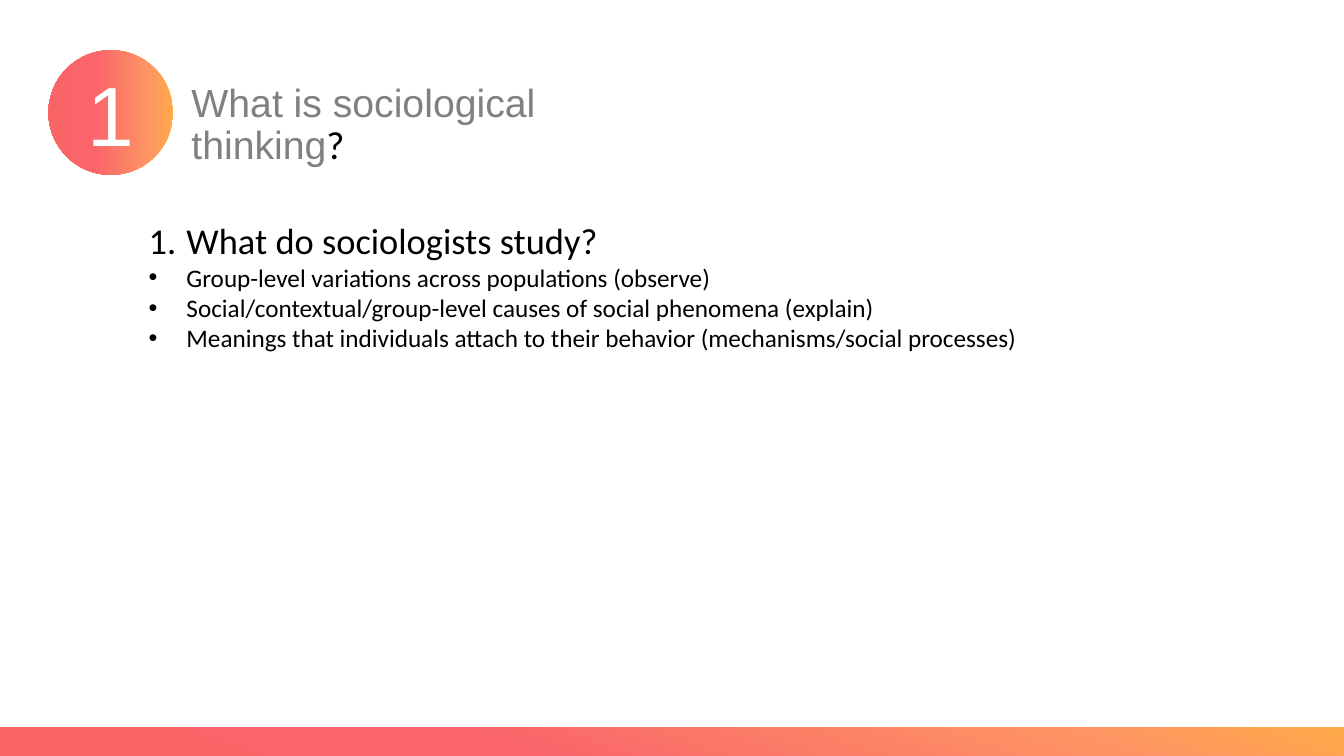
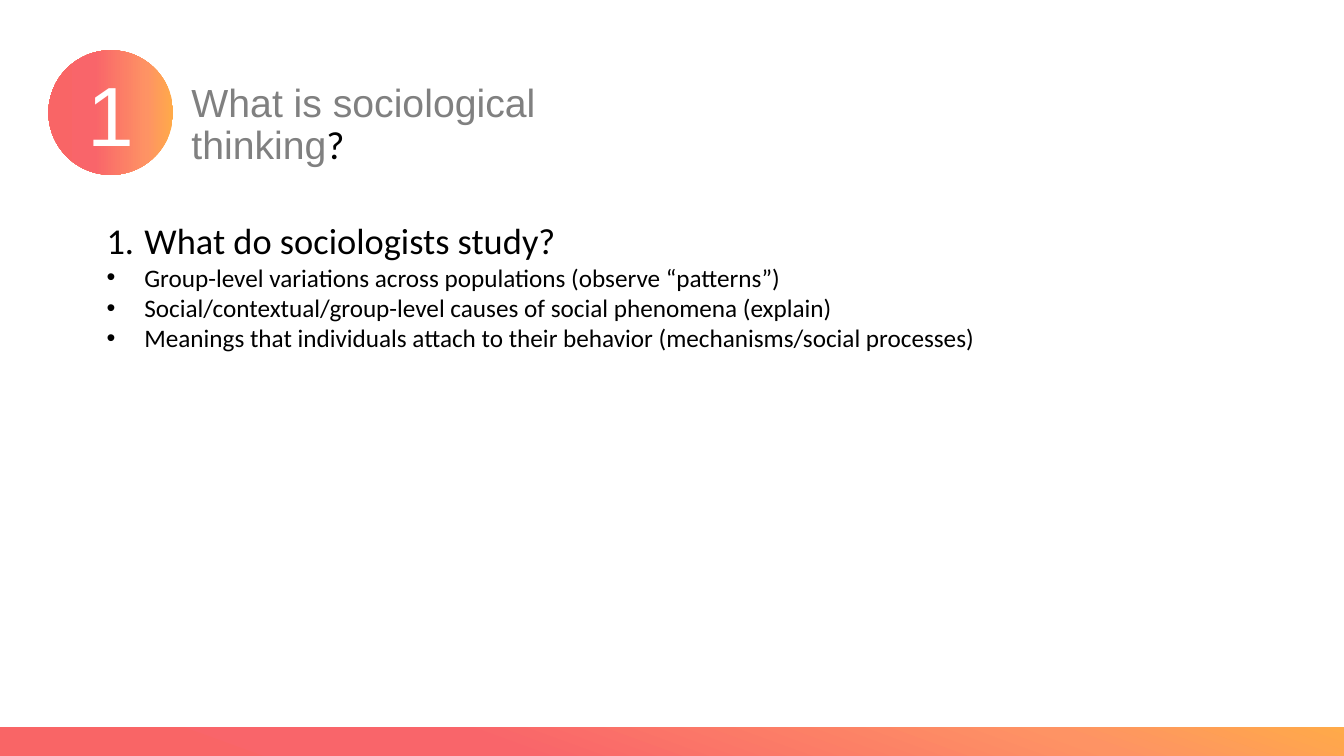
Before and after one commit to XueWenSYan/Intro_to_sociology, a slide deck: slide 4 of Meetings 1 & 2.pptx. Drawn at 1344x756 pixels with LibreOffice and Linux fonts; fonts in the diff are those of the drawing. Boxes give left, top, right and bottom in pixels: in the first picture for what was removed or moved away, otherwise in the second. Text is boxed around its words. In the diff, an @@ line names an element or a change of style, - is before the commit and + after.

```diff
--- a/Meetings 1 & 2.pptx
+++ b/Meetings 1 & 2.pptx
@@ text "What do sociologists study?": place and size @@
-text "What do sociologists study?" at <box>186,228,1016,352</box>
+text "What do sociologists study?" at <box>144,228,974,352</box>
@@ text at <box>144,268,780,291</box>: text changed @@
-• Group-level variations across populations (observe)
+• Group-level variations across populations (observe “patterns”)
```
Also in this commit, not shown: 1 other slide changed, 2 other files.
